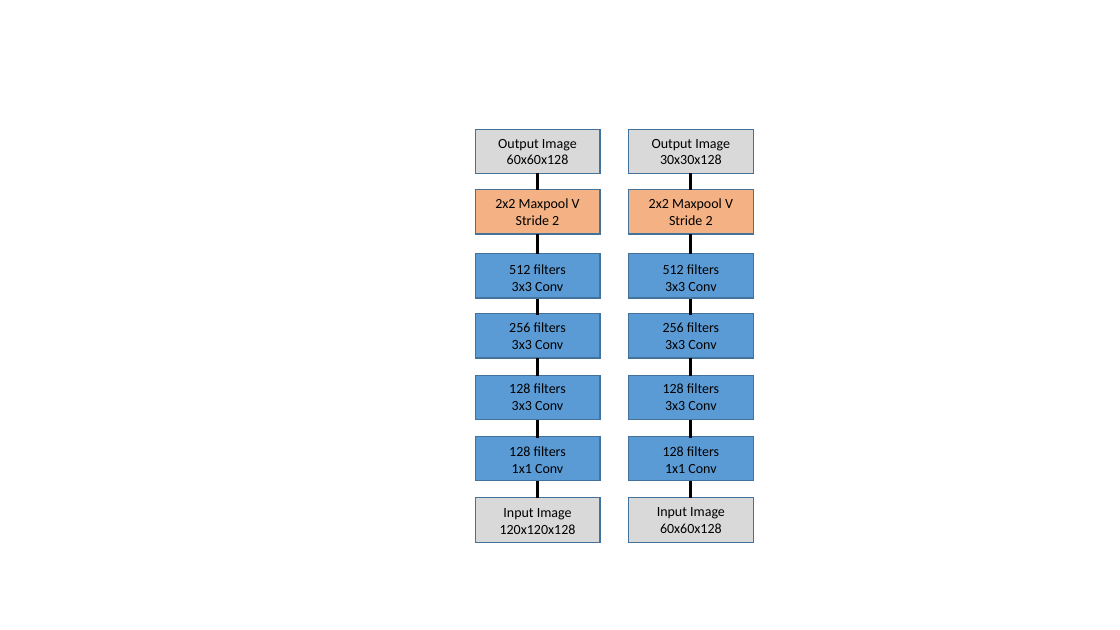
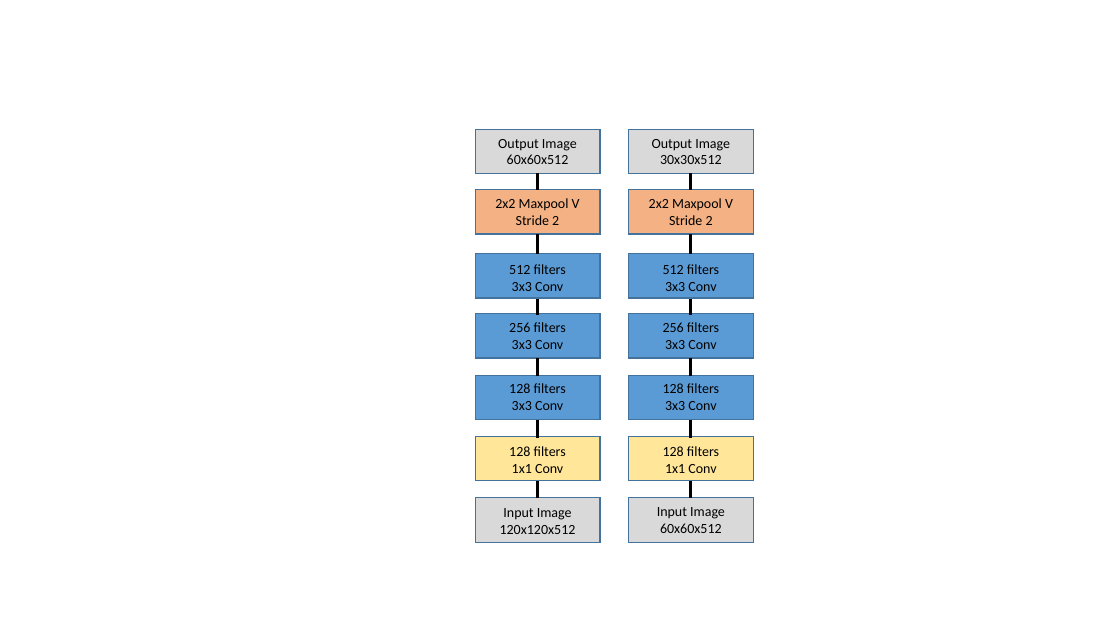
Before and after one commit to brod4910/LenslessCameraML, a slide deck: slide 1 of Latex/ppts/section2.pptx. Drawn at 1120x630 pixels with LibreOffice and Linux fonts; fonts in the diff are those of the drawing. Boxes give left, top, right and bottom in pixels: in the first picture for what was removed or moved away, otherwise in the second. Text is boxed around its words. In the diff, an @@ line names an element or a change of style, - is before the commit and + after.

```diff
--- a/Latex/ppts/section2.pptx
+++ b/Latex/ppts/section2.pptx
@@ text at box(507, 154, 569, 164): text changed @@
-60x60x128
+60x60x512
@@ text at box(660, 155, 722, 164): text changed @@
-30x30x128
+30x30x512
@@ rectangle at box(476, 436, 601, 481): fill #5B9BD5 to #FFE699 @@
@@ rectangle at box(628, 436, 754, 481): fill #5B9BD5 to #FFE699 @@
@@ text at box(500, 525, 576, 534): text changed @@
-120x120x128
+120x120x512
@@ text at box(660, 523, 722, 533): text changed @@
-60x60x128
+60x60x512
```
Also in this commit, not shown: 17 other files.
